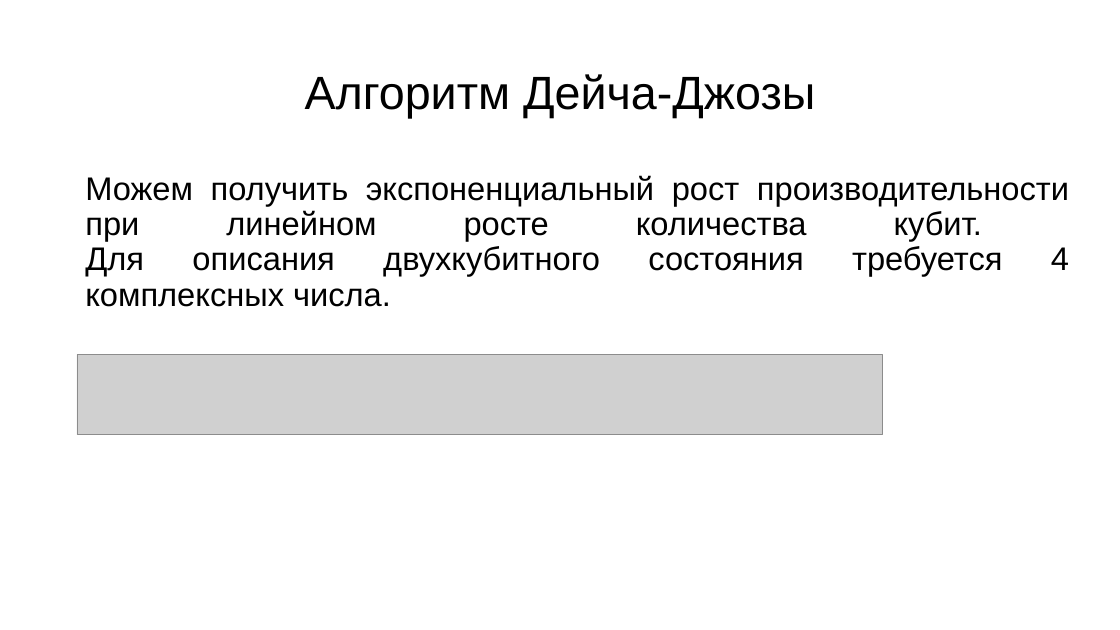
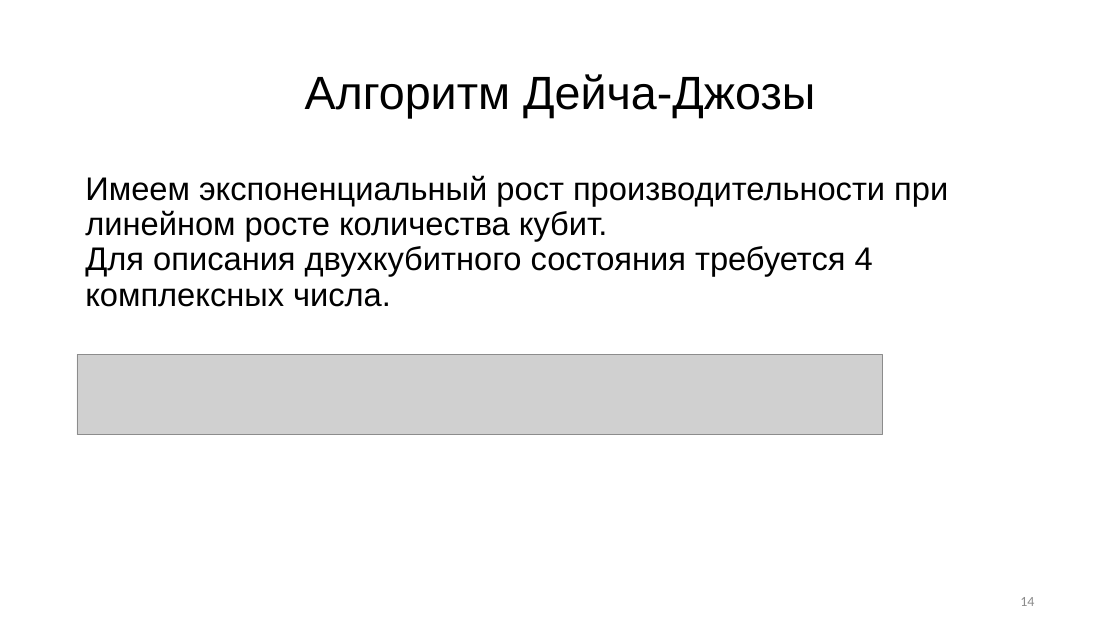
Before and after one commit to R0manych/Diploma2019, a slide deck: slide 14 of Черниговских 2к 14гр.pptx. Drawn at 1120x630 pixels with LibreOffice and Linux fonts; fonts in the diff are those of the drawing; grey boxes stand for pictures. Boxes give left, top, right and bottom in pixels: in the first picture for what was removed or moved away, otherwise in the second. Text is boxed around its words. In the diff, an @@ line names an element or a change of style, - is before the commit and + after.

```diff
--- a/Черниговских 2к 14гр.pptx
+++ b/Черниговских 2к 14гр.pptx
@@ text at <box>85,175,948,307</box>: text changed @@
-Можем получить экспоненциальный рост производительности при линейном росте количества кубит.
-Для описания двухкубитного состояния требуется 4 комплексных числа.
+Имеем экспоненциальный рост производительности при линейном росте количества кубит.
+Для описания двухкубитного состояния требуется 4 комплексных числа.
@@ page number added at <box>1020,597,1034,606</box>, 12 pt, text #8C8C8C @@
+14
```
Also in this commit, not shown: 16 other slides changed, 1 slide added, 1 slide removed.
